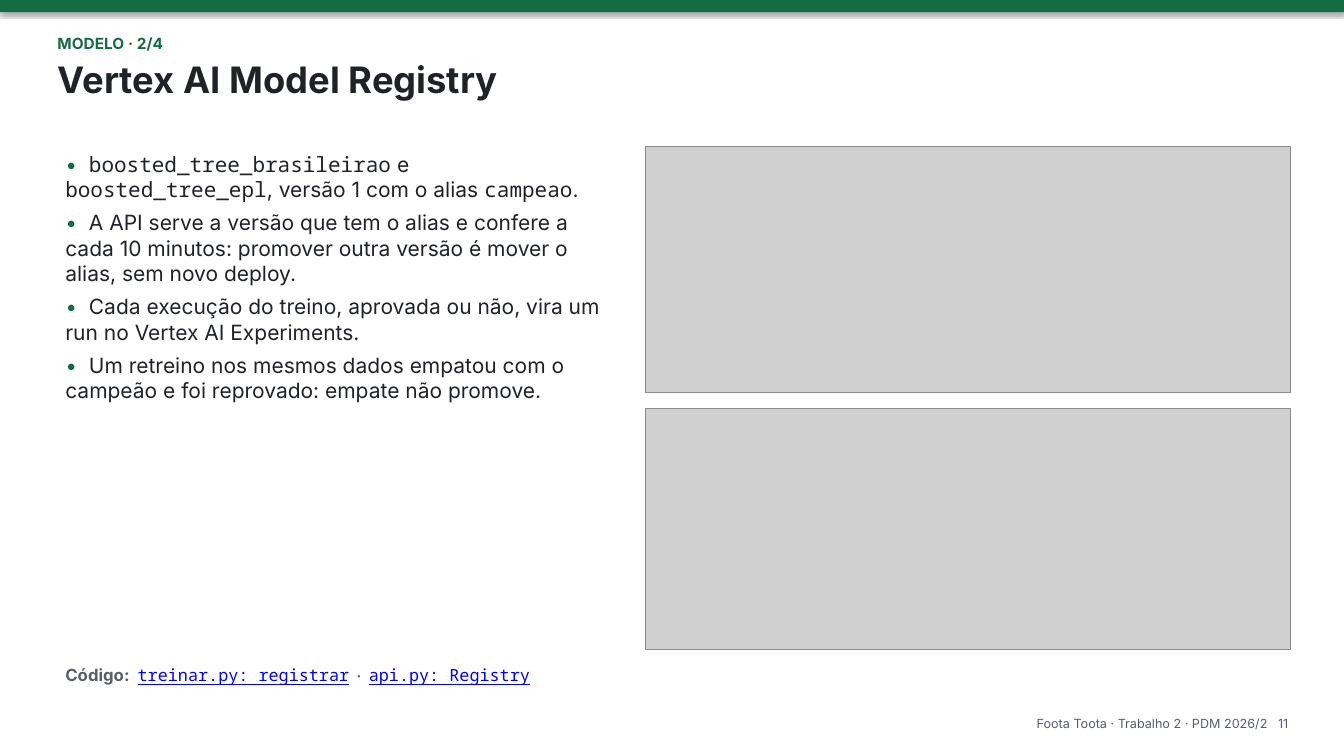
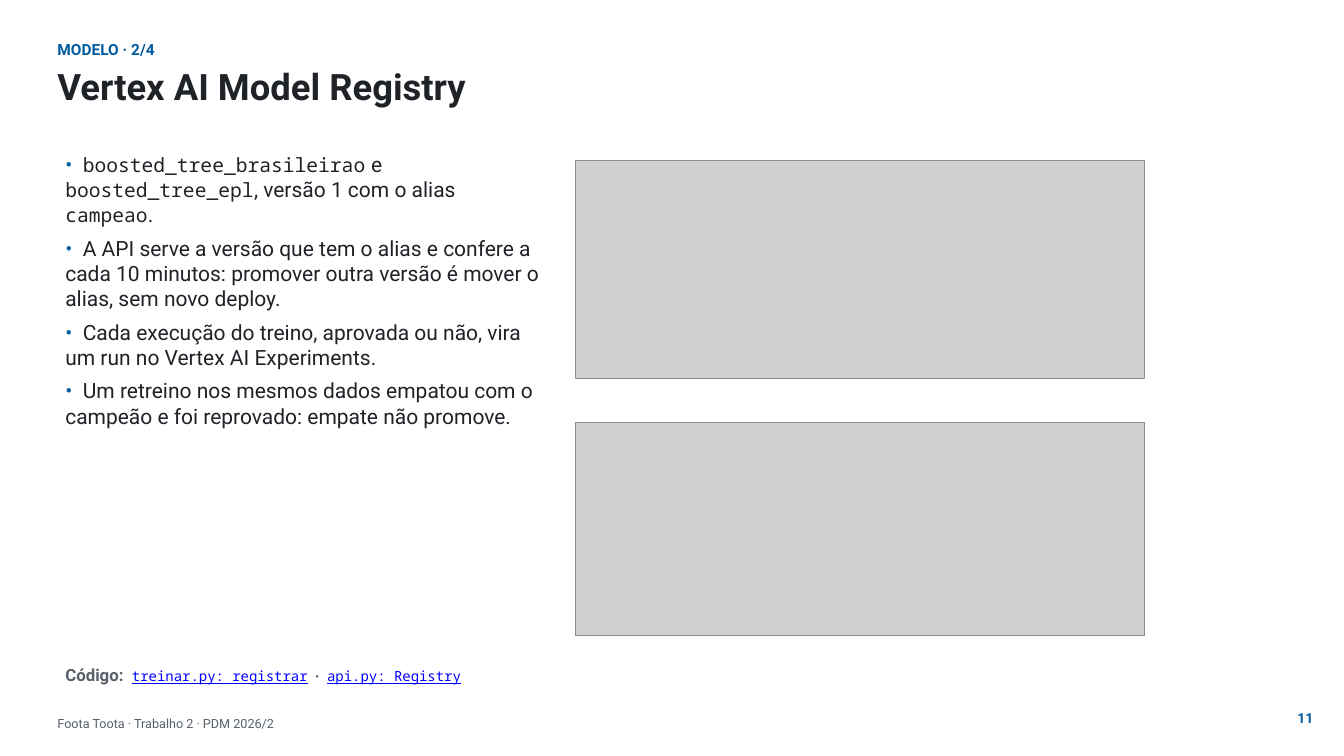
Before and after one commit to phael-exe/foota-toota, a slide deck: slide 11 of docs/apresentacao/trabalho2.pptx. Drawn at 1344x756 pixels with LibreOffice and Linux fonts; fonts in the diff are those of the drawing; grey boxes stand for pictures; background and template pictures are left out. Boxes give left, top, right and bottom in pixels: in the first picture for what was removed or moved away, otherwise in the second. Text is boxed around its words. In the diff, an @@ line names an element or a change of style, - is before the commit and + after.

```diff
--- a/docs/apresentacao/trabalho2.pptx
+++ b/docs/apresentacao/trabalho2.pptx
@@ rectangle removed at box(0, 0, 1344, 12) @@
@@ text "MODELO · 2/4" at box(57, 44, 154, 56): font Inter to Roboto, text colour #146C43 to #005CA1 @@
@@ text "Vertex AI Model Registry": place and size @@
-text "Vertex AI Model Registry" at box(57, 65, 498, 101)
+text "Vertex AI Model Registry" at box(57, 72, 465, 108)
@@ text "Vertex AI Model Registry" at box(57, 72, 465, 108): font Inter to Roboto @@
@@ text "• boosted_tree_brasileirao e boosted_tree_epl, versão ..." at box(65, 157, 539, 429): size 15 to 14 pt in "boosted_tree_brasileirao boosted_tree_epl, campeao."; font Inter to Roboto in "• e boosted_tree_epl, versão 1 com o ...", "• A API serve a versão que ...", "• Cada execução do treino, aprovada ou ...", "• Um retreino nos mesmos dados empatou ..."; text colour #146C43 to #005CA1 in "•", "•", "•", "•" @@
@@ picture: place and size @@
-picture at box(645, 146, 1291, 393)
+picture at box(576, 161, 1144, 379)
@@ picture: place and size @@
-picture at box(645, 408, 1291, 650)
+picture at box(576, 422, 1144, 635)
@@ text "Código: treinar.py: registrar · api.py: ..." at box(65, 668, 461, 685): size 12 to 10 pt in "treinar.py: registrar api.py: Registry"; font Inter to Roboto in "Código:" @@
@@ text at box(57, 718, 274, 729): text changed; font Inter to Roboto @@
-Foota Toota · Trabalho 2 · PDM 2026/2 11
+Foota Toota · Trabalho 2 · PDM 2026/2
@@ text added at box(1297, 713, 1313, 723), 10 pt, text #005CA1, bold @@
+11
```
Also in this commit, not shown: 16 other slides changed, 1 slide added, 4 other files.
